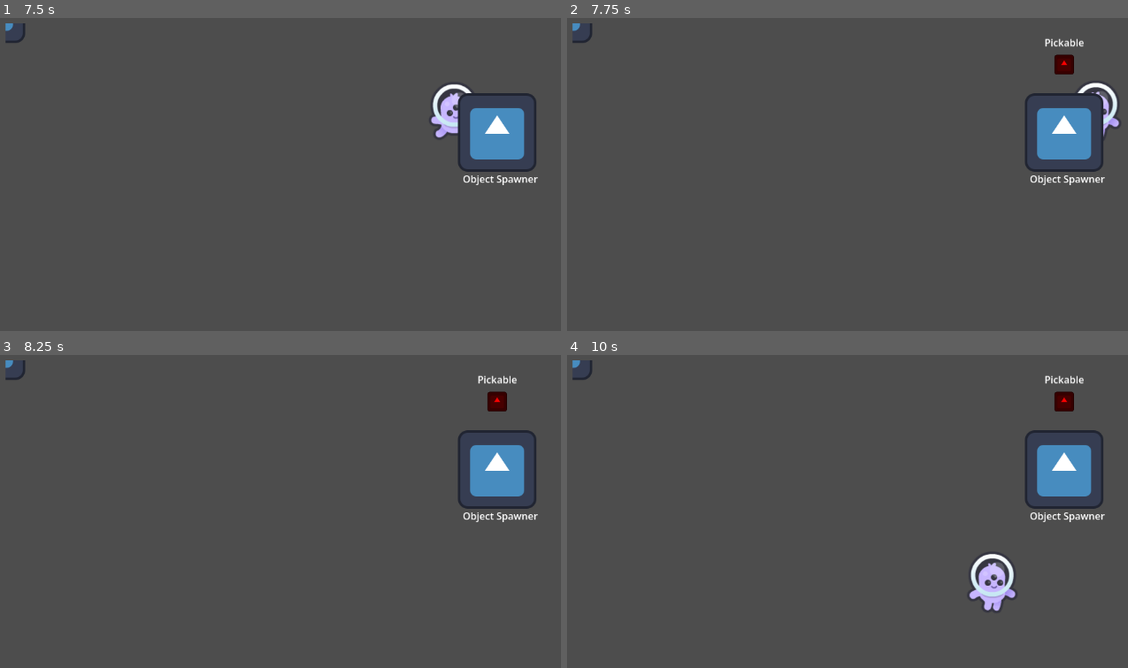
Above: before the commit, frames 1-4 (two rows, left to right).
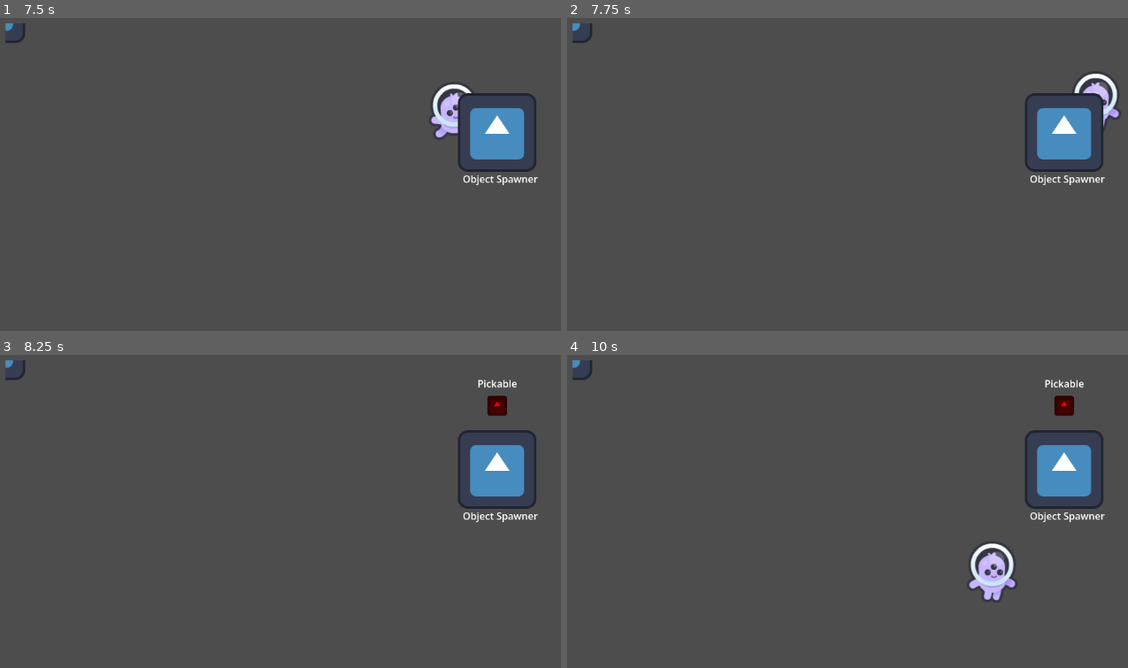
Above: after the commit, the same moments.

Repository: CamaraoLendario/Chaotic-Plants
Game: Godot game, scene res://main_world.tscn
Two runs of this game, one before a commit and one after it. Both use one fixed random seed, a clock stepped at 60 frames per second and the inputs below. The engine's default icon, where the game draws it, is replaced by a stand-in: a white triangle on a blue panel in a dark square.
Inputs (mouse positions are in pixels of both pictures, inside the frame that each line leads up to):
- Up to frame 1 (7.5 s): move the mouse to (364, 111) at 0.52 s; hold D (Right) 0.53-1.28 s; hold E (Interact) 0.53-1.28 s; tap F (Throw, bound only after the commit) at 0.8, 1.35, 2.3, 2.85, 3.8, 4.35, 5.3, 5.85, 6.8, 7.35 s; move the mouse to (67, 152) at 1.27 s; hold S (Down) 1.28-2.03 s; tap E (Interact) every 1.5 s from 1.55 to 6.05 s; move the mouse to (280, 46) at 2.02 s; hold D (Right) 2.03-2.78 s; hold E (Interact) 2.03-2.78 s; move the mouse to (173, 212) at 2.77 s; hold W (Up) 2.78-3.53 s; tap Enter at 3.5 s; move the mouse to (420, 193) at 3.52 s; hold E (Interact) 3.53-4.28 s; hold A (Left) 3.53-5.03 s; move the mouse to (outside the picture) at 4.27 s; move the mouse to (241, 133) at 5.02 s; hold S (Down) 5.03-5.78 s; hold E (Interact) 5.03-5.78 s; move the mouse to (100, 33) at 5.77 s; hold D (Right) 5.78-6.53 s; move the mouse to (364, 111) at 6.52 s; hold W (Up) 6.53-7.28 s; hold E (Interact) 6.53-7.28 s; move the mouse to (67, 152) at 7.27 s; hold D (Right) from 7.28 s (still down)
- Up to frame 2 (7.75 s): keep holding D (Right); tap E (Interact) at 7.55 s
- Up to frame 3 (8.25 s): move the mouse to (280, 383) at 8.02 s; release D (Right) at 8.03 s; hold S (Down) from 8.03 s (still down); hold E (Interact) from 8.03 s (still down)
- Up to frame 4 (10 s): tap F (Throw, bound only after the commit) at 8.3, 8.85, 9.8 s; tap Space at 8.75 s; move the mouse to (740, 549) at 8.77 s; release S (Down) at 8.78 s; release E (Interact) at 8.78 s; hold A (Left) 8.78-9.53 s; tap E (Interact) at 9.05 s; move the mouse to (987, 530) at 9.52 s; hold W (Up) from 9.53 s (still down); hold E (Interact) from 9.53 s (still down)

Frame 1 is identical in both runs. In frame 2, 0.9% of the frame differs, in the area x 85-99%, y 6-38%; in frame 3, 0.3%; in frame 4, 1.4%, in the area x 71-93%, y 6-82%.

Commit message:
Implemented throwing pickables with F key

Diff:
--- a/character/character.gd
+++ b/character/character.gd
@@ -2,9 +2,16 @@
 class_name Character
 
 @export var acceleration : float = 4000.0
-var drag : float = 3000.0
+@export var drag : float = 3000.0
+@export var maxSpeed : float = 500.0
+
+@export_group("References")
+@export var anchor: Node2D
+@export var objectHolder: ObjectHolder
+@export var interactReceiver: InteractReceiver
+
 var wishDir : Vector2 = Vector2.ZERO
-var maxSpeed : float = 500.0
+var aimDir : Vector2 = Vector2.ZERO
 
 func _physics_process(delta: float) -> void:
 	var initialVelDir : Vector2 = velocity.normalized()
@@ -20,6 +27,6 @@
 	if (velocity.length_squared() > maxSpeed * maxSpeed):
 		velocity = velocity.normalized() * maxSpeed
 
+	move_and_slide()
 
-
-	move_and_slide()
+	anchor.rotation = aimDir.angle()
--- a/character/character.tscn
+++ b/character/character.tscn
@@ -13,9 +13,6 @@
 [sub_resource type="AtlasTexture" id="AtlasTexture_o6jyn"]
 atlas = ExtResource("3_hx151")
 region = Rect2(387, 516, 128, 128)
-
-[sub_resource type="RectangleShape2D" id="RectangleShape2D_hx151"]
-size = Vector2(40, 56)
 
 [sub_resource type="AtlasTexture" id="AtlasTexture_tgjim"]
 atlas = ExtResource("3_hx151")
@@ -59,8 +56,14 @@
 "speed": 5.0
 }]
 
-[node name="character" type="CharacterBody2D" unique_id=1793507303]
+[sub_resource type="RectangleShape2D" id="RectangleShape2D_hx151"]
+size = Vector2(84, 104)
+
+[node name="character" type="CharacterBody2D" unique_id=1793507303 node_paths=PackedStringArray("anchor", "objectHolder", "interactReceiver")]
 script = ExtResource("1_pjt0s")
+anchor = NodePath("Anchor")
+objectHolder = NodePath("Anchor/ObjectHolder")
+interactReceiver = NodePath("Anchor/InteractReceiver")
 
 [node name="CollisionShape2D" type="CollisionShape2D" parent="." unique_id=955575041]
 position = Vector2(0, -52.5)
@@ -68,29 +71,10 @@
 
 [node name="InputHandler" type="Node" parent="." unique_id=371800208 node_paths=PackedStringArray("interactReceiver")]
 script = ExtResource("2_wa5vi")
-interactReceiver = NodePath("../InteractReceiver")
-
-[node name="InteractReceiver" type="Area2D" parent="." unique_id=2013713238 node_paths=PackedStringArray("objectHolder")]
-position = Vector2(0, -29)
-script = ExtResource("3_ugqs2")
-objectHolder = NodePath("../ObjectHolder")
-metadata/_custom_type_script = "uid://b3owvnlpfrkpo"
-
-[node name="CollisionShape2D" type="CollisionShape2D" parent="InteractReceiver" unique_id=1154653871]
-position = Vector2(28, 1)
-shape = SubResource("RectangleShape2D_hx151")
-
-[node name="ObjectHolder" type="Node2D" parent="." unique_id=1553028554 node_paths=PackedStringArray("objectHoldPoint", "objectDropPoint")]
-script = ExtResource("4_hx151")
-objectHoldPoint = NodePath("../ObjectHoldPoint")
-objectDropPoint = NodePath("ObjectDropPoint")
-metadata/_custom_type_script = "uid://ck4gyskvum46o"
-
-[node name="ObjectDropPoint" type="Node2D" parent="ObjectHolder" unique_id=1168386878]
-position = Vector2(28, -28)
+interactReceiver = NodePath("../Anchor/InteractReceiver")
 
 [node name="ObjectHoldPoint" type="Marker2D" parent="." unique_id=1753229882]
-position = Vector2(0, -80)
+position = Vector2(0, -144)
 
 [node name="AnimatedSprite2D" type="AnimatedSprite2D" parent="." unique_id=1146572227 node_paths=PackedStringArray("character")]
 position = Vector2(0, -64)
@@ -99,3 +83,24 @@
 frame_progress = 0.67625856
 script = ExtResource("4_0rvpn")
 character = NodePath("..")
+
+[node name="Anchor" type="Node2D" parent="." unique_id=1949543552]
+position = Vector2(0, -52)
+
+[node name="ObjectHolder" type="Node2D" parent="Anchor" unique_id=1553028554 node_paths=PackedStringArray("objectHoldPoint", "objectDropPoint")]
+script = ExtResource("4_hx151")
+objectHoldPoint = NodePath("../../ObjectHoldPoint")
+objectDropPoint = NodePath("ObjectDropPoint")
+metadata/_custom_type_script = "uid://ck4gyskvum46o"
+
+[node name="ObjectDropPoint" type="Node2D" parent="Anchor/ObjectHolder" unique_id=1168386878]
+position = Vector2(88, 0)
+
+[node name="InteractReceiver" type="Area2D" parent="Anchor" unique_id=2013713238 node_paths=PackedStringArray("objectHolder")]
+position = Vector2(88, 0)
+script = ExtResource("3_ugqs2")
+objectHolder = NodePath("../ObjectHolder")
+metadata/_custom_type_script = "uid://b3owvnlpfrkpo"
+
+[node name="CollisionShape2D" type="CollisionShape2D" parent="Anchor/InteractReceiver" unique_id=1154653871]
+shape = SubResource("RectangleShape2D_hx151")
--- a/character/input_handler.gd
+++ b/character/input_handler.gd
@@ -1,12 +1,21 @@
 extends Node
 class_name InputHandler
 
-@onready var main: CharacterBody2D = get_parent();
+@onready var main: Character = get_parent();
 @export var interactReceiver: InteractReceiver
 
 func _process(delta: float) -> void:
 	main.wishDir = Input.get_vector("Left", "Right", "Up", "Down");
 
+	if get_viewport().get_camera_2d():
+		var mouseScreenPos = get_viewport().get_camera_2d().get_global_mouse_position()
+		main.aimDir = (owner as Node2D).global_position.direction_to(mouseScreenPos)
+
+	if Input.is_action_pressed("Throw"):
+		interactReceiver.start_throw(delta)
+
+	if Input.is_action_just_released("Throw"):
+		interactReceiver.stop_throw()
 
 func _input(event: InputEvent) -> void:
 	if (event is InputEventMouse): return;
--- a/interact/interact_receiver.gd
+++ b/interact/interact_receiver.gd
@@ -2,6 +2,13 @@
 class_name InteractReceiver
 
 @export var objectHolder: ObjectHolder
+
+@export_group("Throwing")
+@export var maxThrowForce: float = 2000
+@export var minThrowForce: float = 500
+@export var maxThrowChargeTime: float = 1.5
+var currentThrowForce: float
+var throwForcePerSecond: float
 
 var selectedInteractable: Interactable
 
@@ -11,7 +18,7 @@
 	print("Trying to interact")
 	if objectHolder != null:
 		if objectHolder.is_holding():
-			objectHolder.throw(Vector2.RIGHT * 1000)
+			objectHolder.drop()
 			return
 
 	if selectedInteractable:
@@ -19,6 +26,8 @@
 		selectedInteractable.interact(owner) # TODO: maybe not owner? I guess it can work
 
 func _ready() -> void:
+	reset_throw_force()
+	throwForcePerSecond = (maxThrowForce-minThrowForce) / maxThrowChargeTime
 
 	area_entered.connect(update_selected_interactable)
 	area_exited.connect(clear_selected_interactable)
@@ -37,3 +46,16 @@
 		if area is Interactable:
 			return area
 	return null
+
+func start_throw(delta: float):
+	objectHolder.move_to_drop_point()
+	currentThrowForce += throwForcePerSecond * delta
+	currentThrowForce = clampf(currentThrowForce, minThrowForce, maxThrowForce)
+
+func stop_throw():
+	if objectHolder:
+		objectHolder.throw(Vector2.from_angle(global_rotation) * currentThrowForce)
+	reset_throw_force()
+
+func reset_throw_force():
+	currentThrowForce = minThrowForce
--- a/interact/interactable.gd
+++ b/interact/interactable.gd
@@ -1,7 +1,7 @@
 class_name Interactable extends Area2D
 
-signal wasInteracted(interactor: Node2D)
+signal wasInteracted(interactor: Character)
 
-func interact(interactor: Node2D) -> void:
+func interact(interactor: Character) -> void:
 	wasInteracted.emit(interactor)
 	print(interactor.name, " interacted with me")
--- a/interact/object_holder.gd
+++ b/interact/object_holder.gd
@@ -29,10 +29,17 @@
 
 	currentHoldedObject = null
 	obj.owner.reparent(get_tree().current_scene)
-	if objectDropPoint:
-		obj.owner.global_position = objectDropPoint.global_position
+	move_to_drop_point()
 	dropped_object.emit(obj)
 	return obj
+
+func move_to_drop_point() -> void:
+	if currentHoldedObject == null:
+		print(name, " can't move. Not holding anything!")
+		return
+
+	if objectDropPoint:
+		currentHoldedObject.owner.global_position = objectDropPoint.global_position
 
 func place(objectHolder: ObjectHolder) -> Pickable:
 	var obj = drop()
@@ -40,6 +47,10 @@
 	return obj
 
 func throw(dir: Vector2) -> Pickable:
+	if currentHoldedObject == null:
+		print(name, " can't throw. Not holding anything!")
+		return
+
 	var obj = drop()
 	obj.throw(dir)
 
--- a/interact/object_spawner_interactable.gd
+++ b/interact/object_spawner_interactable.gd
@@ -3,10 +3,9 @@
 @export var spawnScene: PackedScene
 @export var objectHolder: ObjectHolder
 
-@warning_ignore("unused_parameter")
-func interact(interactor: Node2D) -> void:
+func interact(interactor: Character) -> void:
 	if objectHolder.is_holding():
-		var otherObjectHolder: ObjectHolder = interactor.get_node("ObjectHolder")
+		var otherObjectHolder: ObjectHolder = interactor.objectHolder
 		objectHolder.place(otherObjectHolder)
 	else:
 		var spawn = spawnScene.instantiate()
--- a/interact/pickable.gd
+++ b/interact/pickable.gd
@@ -4,8 +4,8 @@
 var isBeingHeld: bool = false
 var curObjectHolder: ObjectHolder
 
-func interact(interactor: Node2D) -> void:
-	var objectHolder: ObjectHolder = interactor.get_node("ObjectHolder")
+func interact(interactor: Character) -> void:
+	var objectHolder: ObjectHolder = interactor.objectHolder
 	if objectHolder:
 		objectHolder.start_holding(self)
 
--- a/project.godot
+++ b/project.godot
@@ -50,6 +50,11 @@
 "events": [Object(InputEventKey,"resource_local_to_scene":false,"resource_name":"","device":-1,"window_id":0,"alt_press …(192 unchanged characters)…
 ]
 }
+Throw={
+"deadzone": 0.2,
+"events": [Object(InputEventKey,"resource_local_to_scene":false,"resource_name":"","device":-1,"window_id":0,"alt_pressed":false,"shift_pressed":false,"ctrl_pressed":false,"meta_pressed":false,"pressed":false,"keycode":0,"physical_keycode":70,"key_label":0,"unicode":102,"location":0,"echo":false,"script":null)
+]
+}
 
 [physics]
 
Not shown: 1 places in character/character.tscn that only renumber resources
Not shown: 1 places in main_world.tscn that only renumber resources
